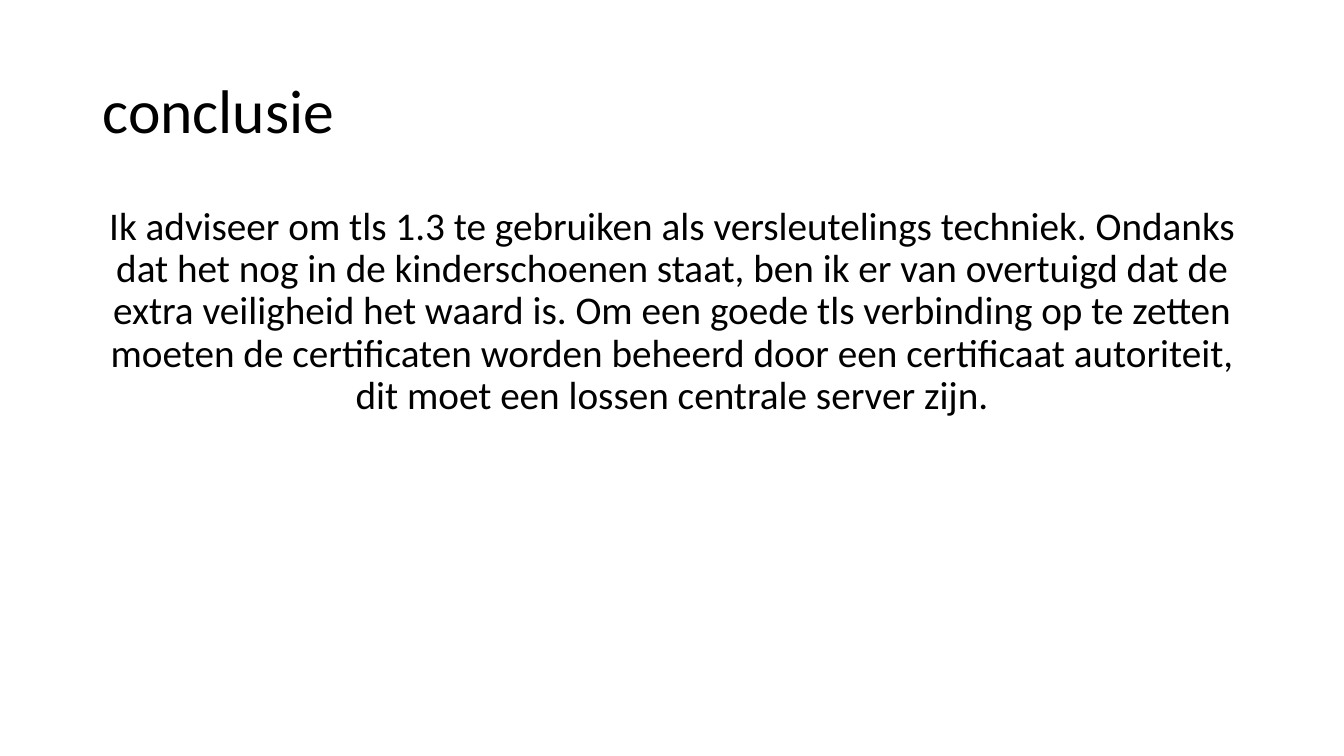
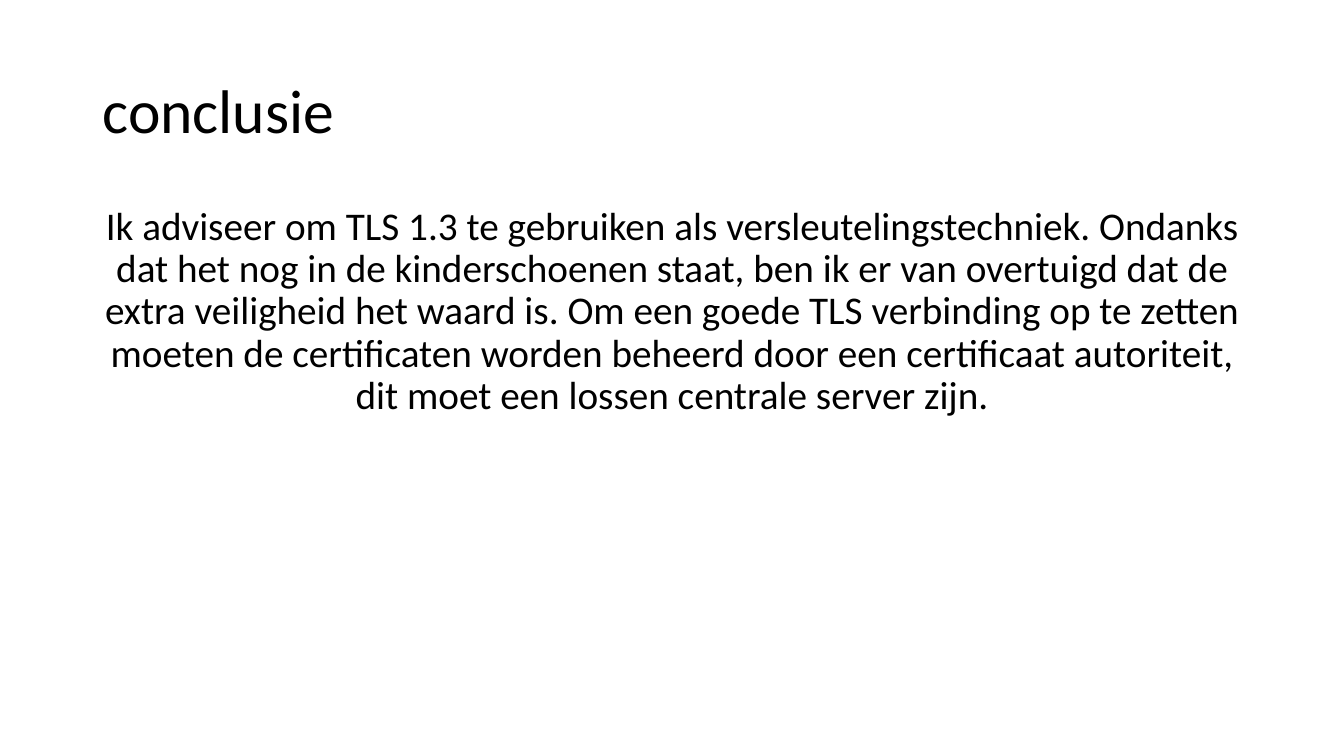
Before and after one commit to boaskalma/project4prive, a slide deck: slide 31 of voorstel centrale bank.pptx. Drawn at 1344x756 pixels with LibreOffice and Linux fonts; fonts in the diff are those of the drawing. Boxes give left, top, right and bottom in pixels: in the first picture for what was removed or moved away, otherwise in the second. Text is boxed around its words. In the diff, an @@ line names an element or a change of style, - is before the commit and + after.

```diff
--- a/voorstel centrale bank.pptx
+++ b/voorstel centrale bank.pptx
@@ text at <box>105,212,1238,416</box>: text changed @@
-Ik adviseer om tls 1.3 te gebruiken als versleutelings techniek. Ondanks dat het nog in de kinderschoenen staat, ben ik er van overtuigd dat de extra veiligheid het waard is. Om een goede tls verbinding op te zetten moeten de certificaten worden beheerd door een certificaat autoriteit, dit moet een lossen centrale server zijn.
+Ik adviseer om TLS 1.3 te gebruiken als versleutelingstechniek. Ondanks dat het nog in de kinderschoenen staat, ben ik er van overtuigd dat de extra veiligheid het waard is. Om een goede TLS verbinding op te zetten moeten de certificaten worden beheerd door een certificaat autoriteit, dit moet een lossen centrale server zijn.
```
Also in this commit, not shown: 31 other slides changed.
